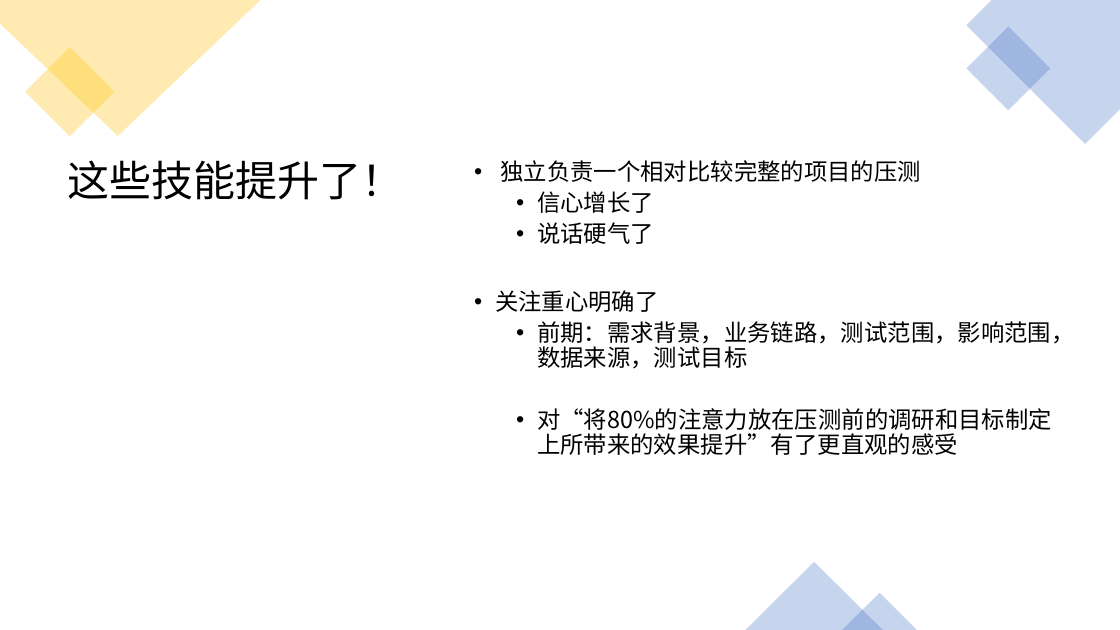
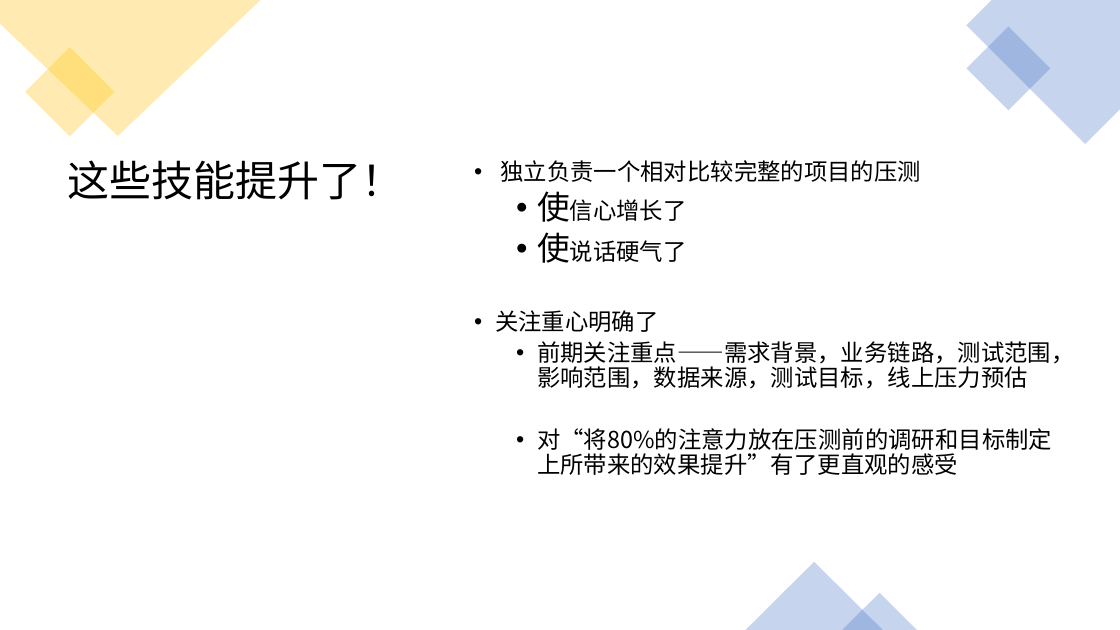
Before and after one commit to Rexixe1993/-, a slide deck: slide 11 of D99压测分享会.pptx. Drawn at 1120x630 pixels with LibreOffice and Linux fonts; fonts in the diff are those of the drawing. Boxes give left, top, right and bottom in pixels: in the first picture for what was removed or moved away, otherwise in the second. Text is boxed around its words. In the diff, an @@ line names an element or a change of style, - is before the commit and + after.

```diff
--- a/D99压测分享会.pptx
+++ b/D99压测分享会.pptx
@@ text at box(537, 191, 687, 263): text changed @@
-  • 信心增长了
-  • 说话硬气了
+  • 使信心增长了
+  • 使说话硬气了
@@ text at box(537, 341, 1075, 389): text changed @@
-  • 前期：需求背景，业务链路，测试范围，影响范围，数据来源，测试目标
+  • 前期关注重点——需求背景，业务链路，测试范围，影响范围，数据来源，测试目标，线上压力预估
```
Also in this commit, not shown: 7 other slides changed, 2 slides added.
